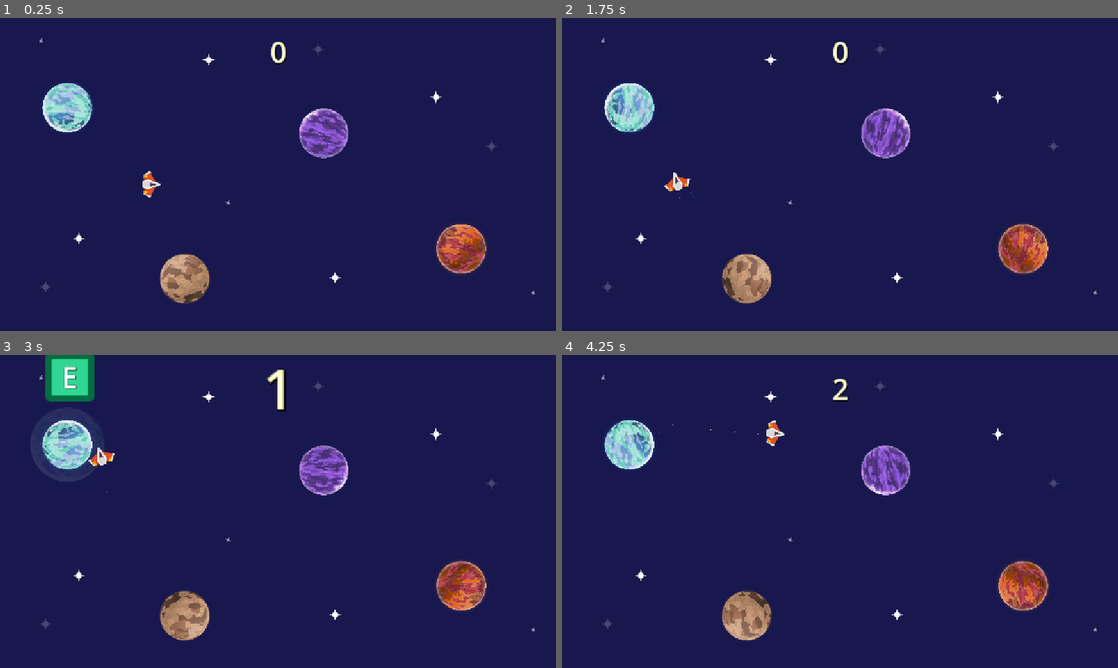
Above: before the commit, frames 1-4 (two rows, left to right).
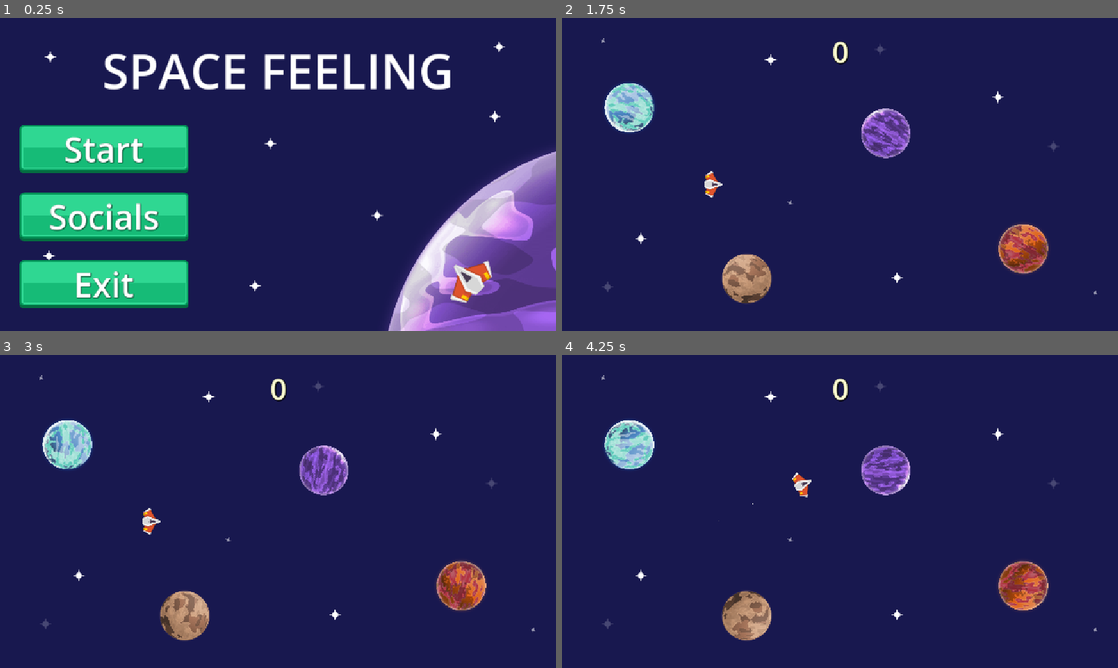
Above: after the commit, the same moments.

Repository: iabadie/taller_efectos_ui
Game: Godot game, scene res://scenes/menu/menu.tscn
The game is run twice, just before and just after one commit, with the same random seed, the same clock (stepped at 60 frames per second) and the same inputs. Before the commit the project starts from res://scenes/space/space.tscn.
Inputs (mouse positions are in pixels of both pictures, inside the frame that each line leads up to):
- Up to frame 1 (0.25 s): no input
- Up to frame 2 (1.75 s): click (667, 215) at 0.5 s, where only the run after the commit has a clickable "Socials"; click (667, 149) at 1.25 s, where only the run after the commit has a clickable "Start"
- Up to frame 3 (3 s): move the mouse to (400, 495) at 2.02 s; hold Right (ui_right) 2.03-2.78 s; tap E (e) at 2.1, 2.85 s; move the mouse to (166, 527) at 2.77 s; hold Down (ui_down) from 2.78 s (still down)
- Up to frame 4 (4.25 s): move the mouse to (895, 442) at 3.52 s; release Down (ui_down) at 3.53 s; press the mouse at (895, 442) at 3.53 s; hold Right (ui_right) from 3.53 s (still down); tap E (e) at 3.8 s

The runs differ from the first frame. In frame 1, 32% of the frame differs, in the area x 3-100%, y 6-100%; in frame 2, 3.6%; in frame 3, 5.3%; in frame 4, 3.7%.

Commit message:
menu y ajustes finales

Diff:
--- a/project.godot
+++ b/project.godot
@@ -11,7 +11,7 @@
 [application]
 
 config/name="taller_efectos_ui"
-run/main_scene="uid://km36nrykmui8"
+run/main_scene="uid://8uijtxpmai1d"
 config/features=PackedStringArray("4.4", "GL Compatibility")
 config/icon="res://icon.svg"
 
--- /dev/null
+++ b/scenes/menu/button_control.gd
@@ -0,0 +1,32 @@
+extends Control
+
+signal pressed
+
+@onready var label: Label = $TextureButton/Label
+
+@export var title: String = "Start"
+
+var tween: Tween = null
+
+func _ready() -> void:
+	label.text = title
+
+
+func _on_texture_button_mouse_entered() -> void:
+	if tween != null and tween.is_running():
+		tween.stop()
+	tween = create_tween().set_ease(Tween.EASE_OUT).set_trans(Tween.TRANS_BOUNCE)
+	tween.tween_property(self, "scale", Vector2(1.2, 1.2), 0.3)
+	tween.play()
+
+
+func _on_texture_button_mouse_exited() -> void:
+	if tween != null and tween.is_running():
+		tween.stop()
+	var tween = create_tween().set_ease(Tween.EASE_IN_OUT).set_trans(Tween.TRANS_LINEAR)
+	tween.tween_property(self, "scale", Vector2.ONE, 0.3)
+	tween.play()
+
+
+func _on_texture_button_pressed() -> void:
+	pressed.emit()
--- /dev/null
+++ b/scenes/menu/button_control.tscn
@@ -0,0 +1,44 @@
+[gd_scene load_steps=4 format=3 uid="uid://3vb7rrpraft0"]
+
+[ext_resource type="Script" uid="uid://dkwwsq1t2sklr" path="res://scenes/menu/button_control.gd" id="1_g5mfk"]
+[ext_resource type="Texture2D" uid="uid://d1nfl0ad6miup" path="res://assets/ui/button_rectangle_depth_gloss.png" id="1_xybxg"]
+[ext_resource type="Texture2D" uid="uid://sppo6pfd4fl" path="res://assets/ui/button_rectangle_depth_flat.png" id="2_g5mfk"]
+
+[node name="StartControl" type="Control"]
+custom_minimum_size = Vector2(350, 100)
+layout_mode = 3
+anchors_preset = 0
+pivot_offset = Vector2(175, 50)
+script = ExtResource("1_g5mfk")
+
+[node name="TextureButton" type="TextureButton" parent="."]
+custom_minimum_size = Vector2(350, 100)
+layout_mode = 1
+offset_right = 350.0
+offset_bottom = 100.0
+size_flags_horizontal = 0
+texture_normal = ExtResource("1_xybxg")
+texture_pressed = ExtResource("2_g5mfk")
+texture_hover = ExtResource("1_xybxg")
+texture_focused = ExtResource("1_xybxg")
+ignore_texture_size = true
+stretch_mode = 0
+
+[node name="Label" type="Label" parent="TextureButton"]
+layout_mode = 1
+anchors_preset = 15
+anchor_right = 1.0
+anchor_bottom = 1.0
+grow_horizontal = 2
+grow_vertical = 2
+theme_override_colors/font_shadow_color = Color(0, 0, 0, 0.47451)
+theme_override_colors/font_outline_color = Color(0, 0, 0, 1)
+theme_override_constants/shadow_outline_size = 4
+theme_override_font_sizes/font_size = 70
+text = "Start"
+horizontal_alignment = 1
+vertical_alignment = 1
+
+[connection signal="mouse_entered" from="TextureButton" to="." method="_on_texture_button_mouse_entered"]
+[connection signal="mouse_exited" from="TextureButton" to="." method="_on_texture_button_mouse_exited"]
+[connection signal="pressed" from="TextureButton" to="." method="_on_texture_button_pressed"]
--- /dev/null
+++ b/scenes/menu/menu.gd
@@ -0,0 +1,13 @@
+extends Control
+
+@export var scene: PackedScene
+
+
+func _on_start_control_pressed() -> void:
+	get_tree().change_scene_to_packed(scene)
+
+func _on_socials_control_pressed() -> void:
+	OS.shell_open("https://www.instagram.com/racoonlabs/")
+
+func _on_exit_control_pressed() -> void:
+	get_tree().quit()
--- /dev/null
+++ b/scenes/menu/menu.tscn
@@ -0,0 +1,184 @@
+[gd_scene load_steps=10 format=3 uid="uid://8uijtxpmai1d"]
+
+[ext_resource type="PackedScene" uid="uid://3vb7rrpraft0" path="res://scenes/menu/button_control.tscn" id="1_e0arn"]
+[ext_resource type="Script" uid="uid://binkbs5aoipsr" path="res://scenes/menu/menu.gd" id="1_mcvr8"]
+[ext_resource type="PackedScene" uid="uid://km36nrykmui8" path="res://scenes/space/space.tscn" id="2_e0arn"]
+[ext_resource type="Texture2D" uid="uid://dqpr8p63tb0yu" path="res://assets/planets/star.png" id="4_r8yej"]
+[ext_resource type="Texture2D" uid="uid://col1q26pm1mhd" path="res://assets/planets/planet09.png" id="5_3y2rt"]
+[ext_resource type="Texture2D" uid="uid://cuuipw6mg2pp3" path="res://assets/spaceship/spaceship.png" id="6_t0a87"]
+
+[sub_resource type="Animation" id="Animation_r8yej"]
+resource_name = "spaceship"
+length = 14.0
+loop_mode = 1
+tracks/0/type = "value"
+tracks/0/imported = false
+tracks/0/enabled = true
+tracks/0/path = NodePath("Images/Spaceship:position")
+tracks/0/interp = 1
+tracks/0/loop_wrap = true
+tracks/0/keys = {
+"times": PackedFloat32Array(0, 0.433143, 1.9889, 4.5, 5.97924, 8.03333, 10.0333),
+"transitions": PackedFloat32Array(1, 1, 1, 1, 1, 1, 1),
+"update": 0,
+"values": [Vector2(968, 538), Vector2(968, 538), Vector2(-93, 359), Vector2(561, 260), Vector2(561, 260), Vector2(1445, 280), Vector2(968, 538)]
+}
+tracks/1/type = "value"
+tracks/1/imported = false
+tracks/1/enabled = true
+tracks/1/path = NodePath("Images/Spaceship:rotation")
+tracks/1/interp = 1
+tracks/1/loop_wrap = true
+tracks/1/keys = {
+"times": PackedFloat32Array(0, 0.433143, 1.90583, 1.99246, 4.23333, 4.49385, 5.9882, 7.70994, 8.98771, 11.9981),
+"transitions": PackedFloat32Array(1, 1, 1, 1, 1, 1, 1, 1, 1, 1),
+"update": 0,
+"values": [0.0, -1.37183, -1.37183, 1.39975, 1.04982, 1.64235, 1.64235, 1.64235, -2.21308, 0.0]
+}
+
+[sub_resource type="Animation" id="Animation_3y2rt"]
+length = 0.001
+tracks/0/type = "value"
+tracks/0/imported = false
+tracks/0/enabled = true
+tracks/0/path = NodePath("Images/Spaceship:position")
+tracks/0/interp = 1
+tracks/0/loop_wrap = true
+tracks/0/keys = {
+"times": PackedFloat32Array(0),
+"transitions": PackedFloat32Array(1),
+"update": 0,
+"values": [Vector2(968, 538)]
+}
+tracks/1/type = "value"
+tracks/1/imported = false
+tracks/1/enabled = true
+tracks/1/path = NodePath("Images/Spaceship:rotation")
+tracks/1/interp = 1
+tracks/1/loop_wrap = true
+tracks/1/keys = {
+"times": PackedFloat32Array(0),
+"transitions": PackedFloat32Array(1),
+"update": 0,
+"values": [0.0]
+}
+
+[sub_resource type="AnimationLibrary" id="AnimationLibrary_3y2rt"]
+_data = {
+&"RESET": SubResource("Animation_3y2rt"),
+&"spaceship": SubResource("Animation_r8yej")
+}
+
+[node name="Menu" type="Control"]
+layout_mode = 3
+anchors_preset = 15
+anchor_right = 1.0
+anchor_bottom = 1.0
+grow_horizontal = 2
+grow_vertical = 2
+script = ExtResource("1_mcvr8")
+scene = ExtResource("2_e0arn")
+
+[node name="Space" type="ColorRect" parent="."]
+layout_mode = 0
+offset_left = -1398.0
+offset_top = -904.0
+offset_right = 2632.0
+offset_bottom = 1466.0
+color = Color(0.0966166, 0.093, 0.31, 1)
+
+[node name="Images" type="Node2D" parent="."]
+
+[node name="Star7" type="Sprite2D" parent="Images"]
+position = Vector2(101, 492)
+texture = ExtResource("4_r8yej")
+
+[node name="Planet09" type="Sprite2D" parent="Images"]
+position = Vector2(1302, 764)
+texture = ExtResource("5_3y2rt")
+
+[node name="Star" type="Sprite2D" parent="Images"]
+position = Vector2(104, 80)
+texture = ExtResource("4_r8yej")
+
+[node name="Star2" type="Sprite2D" parent="Images"]
+position = Vector2(528, 554)
+texture = ExtResource("4_r8yej")
+
+[node name="Star3" type="Sprite2D" parent="Images"]
+position = Vector2(1025, 203)
+texture = ExtResource("4_r8yej")
+
+[node name="Star4" type="Sprite2D" parent="Images"]
+position = Vector2(560, 259)
+texture = ExtResource("4_r8yej")
+
+[node name="Star5" type="Sprite2D" parent="Images"]
+position = Vector2(1034, 59)
+texture = ExtResource("4_r8yej")
+
+[node name="Star6" type="Sprite2D" parent="Images"]
+position = Vector2(781, 408)
+texture = ExtResource("4_r8yej")
+
+[node name="Spaceship" type="Sprite2D" parent="Images"]
+position = Vector2(968, 538)
+texture = ExtResource("6_t0a87")
+
+[node name="VBoxContainer" type="VBoxContainer" parent="."]
+layout_mode = 1
+anchors_preset = 15
+anchor_right = 1.0
+anchor_bottom = 1.0
+grow_horizontal = 2
+grow_vertical = 2
+
+[node name="MarginContainer" type="MarginContainer" parent="VBoxContainer"]
+layout_mode = 2
+theme_override_constants/margin_top = 40
+
+[node name="Label" type="Label" parent="VBoxContainer/MarginContainer"]
+layout_mode = 2
+theme_override_font_sizes/font_size = 100
+text = "SPACE FEELING"
+horizontal_alignment = 1
+vertical_alignment = 1
+
+[node name="MarginContainer2" type="MarginContainer" parent="VBoxContainer"]
+layout_mode = 2
+theme_override_constants/margin_left = 40
+theme_override_constants/margin_top = 40
+
+[node name="VBoxContainer" type="VBoxContainer" parent="VBoxContainer/MarginContainer2"]
+layout_mode = 2
+theme_override_constants/separation = 40
+
+[node name="Control" type="Control" parent="VBoxContainer/MarginContainer2/VBoxContainer"]
+custom_minimum_size = Vector2(0, 100)
+layout_mode = 2
+
+[node name="StartControl" parent="VBoxContainer/MarginContainer2/VBoxContainer/Control" instance=ExtResource("1_e0arn")]
+
+[node name="Control2" type="Control" parent="VBoxContainer/MarginContainer2/VBoxContainer"]
+custom_minimum_size = Vector2(0, 100)
+layout_mode = 2
+
+[node name="SocialsControl" parent="VBoxContainer/MarginContainer2/VBoxContainer/Control2" instance=ExtResource("1_e0arn")]
+title = "Socials"
+
+[node name="Control3" type="Control" parent="VBoxContainer/MarginContainer2/VBoxContainer"]
+custom_minimum_size = Vector2(0, 100)
+layout_mode = 2
+
+[node name="ExitControl" parent="VBoxContainer/MarginContainer2/VBoxContainer/Control3" instance=ExtResource("1_e0arn")]
+title = "Exit"
+
+[node name="AnimationPlayer" type="AnimationPlayer" parent="."]
+libraries = {
+&"": SubResource("AnimationLibrary_3y2rt")
+}
+autoplay = "spaceship"
+
+[connection signal="pressed" from="VBoxContainer/MarginContainer2/VBoxContainer/Control/StartControl" to="." method="_on_start_control_pressed"]
+[connection signal="pressed" from="VBoxContainer/MarginContainer2/VBoxContainer/Control2/SocialsControl" to="." method="_on_socials_control_pressed"]
+[connection signal="pressed" from="VBoxContainer/MarginContainer2/VBoxContainer/Control3/ExitControl" to="." method="_on_exit_control_pressed"]
Binary file added: assets/ui/button_rectangle_depth_flat.png
Not shown, added: assets/ui/button_rectangle_depth_flat.png.import
Binary file added: assets/ui/button_rectangle_depth_gloss.png
Not shown, added: assets/ui/button_rectangle_depth_gloss.png.import
Not shown, added: scenes/menu/button_control.gd.uid
Not shown, added: scenes/menu/menu.gd.uid
